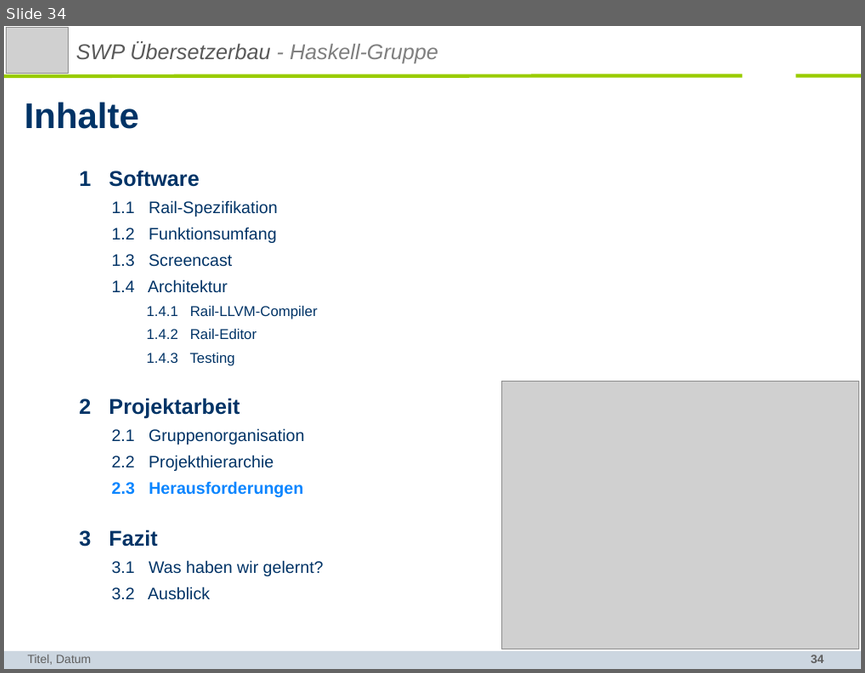
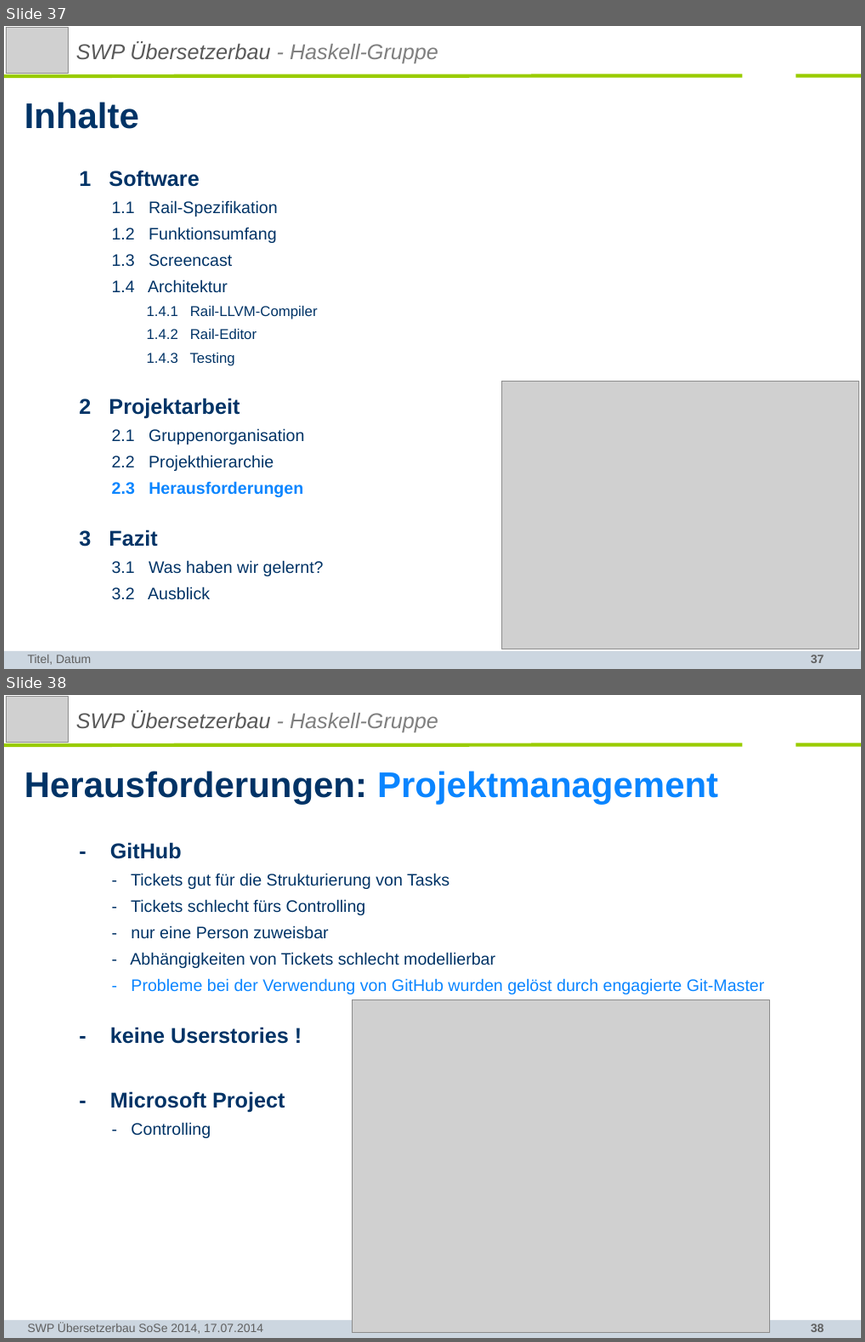
Before and after one commit to SWP-Ubau-SoSe2014-Haskell/SWPSoSe14, a slide deck: documentation/SWPSoSe14MS3.ppt. Shown one above the other, each under a label of ours: slide 34 before the commit, slides 37 and 38 after it. The pictures are 865x673 and 865x1342 pixels, drawn with LibreOffice and Linux fonts; fonts in the diff are those of the drawing; grey boxes stand for pictures; background and template pictures are left out. Boxes give left, top, right and bottom in pixels: in the first picture for what was removed or moved away, otherwise in the second. Text is boxed around its words. In the diff, an @@ line names an element or a change of style, - is before the commit and + after.

```diff
--- a/documentation/SWPSoSe14MS3.ppt
+++ b/documentation/SWPSoSe14MS3.ppt
@@ slide 38 added at (4,695,861,1338), background #FFFFFF; not listed: 4 template elements that a slide beside it also shows @@
@@ picture added at (7,697,69,742) @@
@@ text added at (76,711,438,732), 18 pt, text #595959, italic @@
+SWP Übersetzerbau - Haskell-Gruppe
@@ title added at (24,771,718,805), 30 pt, text #003366, bold @@
+Herausforderungen: Projektmanagement
@@ text added at (110,842,765,1138), 14 pt, text #003366 @@
+- GitHub
+- Tickets gut für die Strukturierung von Tasks
+- Tickets schlecht fürs Controlling
+- nur eine Person zuweisbar
+- Abhängigkeiten von Tickets schlecht modellierbar
+- Probleme bei der Verwendung von GitHub wurden gelöst durch engagierte Git-Master
+- keine Userstories !
+- Microsoft Project
+- Controlling
@@ picture added at (352,1000,769,1332) @@
@@ text added at (28,1322,263,1333), 10 pt, text #5F5F5F @@
+SWP Übersetzerbau SoSe 2014, 17.07.2014
@@ what was slide 34 is now slide 37 @@
@@ page number at (811,654,824,663): text changed @@
-34
+37
```
Also in this commit, not shown: 7 slides changed, 5 other slides added, 4 slides removed.
